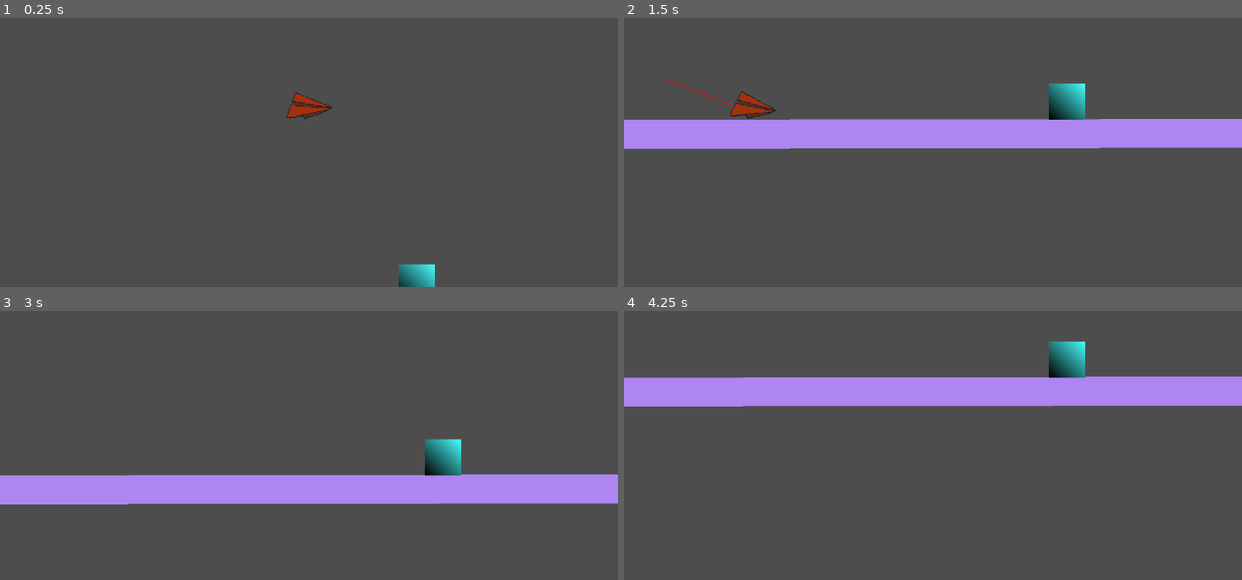
Above: before the commit, frames 1-4 (two rows, left to right).
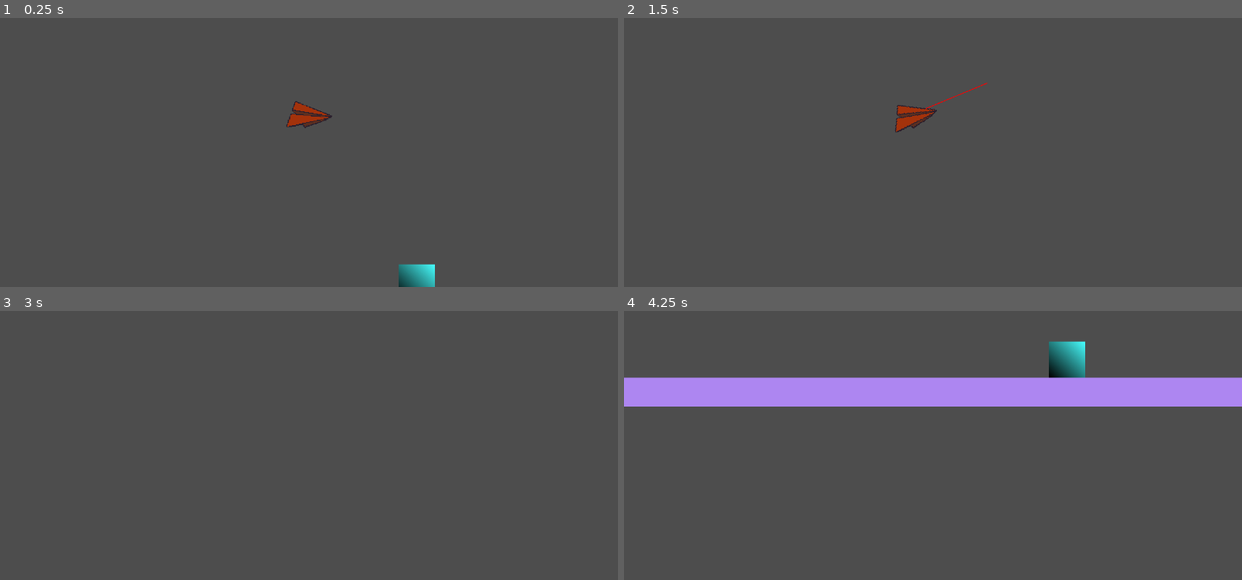
Above: after the commit, the same moments.

Repository: Shiroe/point_across
Game: Godot game, scene res://level.tscn
Same seed, same stepped clock (60 frames per second), same inputs: the game is played once before the commit and once after it.
Inputs (mouse positions are in pixels of both pictures, inside the frame that each line leads up to):
- Up to frame 1 (0.25 s): no input
- Up to frame 2 (1.5 s): tap Enter (ui_accept) at 0.5, 0.77, 0.8, 1.07 s; move the mouse to (1068, 96) at 0.52 s; press the mouse at (1068, 96) at 0.53 s; hold Right (ui_right) 0.53-1.25 s; release the mouse at (1068, 96) at 1.25 s; drag from (809, 130) to (902, 182) at 1.27 s
- Up to frame 3 (3 s): move the mouse to (370, 329) at 2.02 s; press the mouse at (370, 329) at 2.03 s; hold Right (ui_right) 2.03-2.75 s; tap Enter (ui_accept) at 2.3, 2.75 s; release the mouse at (370, 329) at 2.75 s; drag from (278, 475) to (123, 354) at 2.77 s
- Up to frame 4 (4.25 s): move the mouse to (1118, 458) at 3.52 s; hold Left (ui_left) from 3.53 s (still down); hold Q from 3.53 s (still down); click (1118, 458) at 3.67 s; tap Enter (ui_accept) at 3.77, 3.8, 4.07 s

The runs differ from the first frame. In frame 1, 0.5% of the frame differs, in the area x 46-54%, y 27-41%; in frame 2, 12%, in the area x 0-100%, y 22-49%; in frame 3, 12%; in frame 4, 0.5%.

Commit message:
added bounceUp and bounceDown actions

Diff:
--- a/level.tscn
+++ b/level.tscn
@@ -15,7 +15,7 @@
 
 [sub_resource type="SegmentShape2D" id="SegmentShape2D_5xgho"]
 a = Vector2(-50, 0)
-b = Vector2(12800, 0)
+b = Vector2(128000, 0)
 
 [sub_resource type="Resource" id="Resource_1ainy"]
 script = ExtResource("4_f2txt")
@@ -33,10 +33,6 @@
 width = 50
 height = 50
 fill_from = Vector2(0, 1)
-
-[sub_resource type="CapsuleShape2D" id="CapsuleShape2D_f2txt"]
-radius = 14.1384
-height = 68.4688
 
 [node name="Level" type="Node2D"]
 script = ExtResource("1_1ainy")
@@ -56,7 +52,7 @@
 shape = SubResource("SegmentShape2D_5xgho")
 
 [node name="Line2D" type="Line2D" parent="Floor"]
-points = PackedVector2Array(-50, 20, 12800, 0)
+points = PackedVector2Array(-50, 20, 128000, 0)
 width = 40.0
 default_color = Color(0.679768, 0.526549, 0.94519, 1)
 
@@ -104,10 +100,7 @@
 script = ExtResource("1_u52ul")
 
 [node name="Sprite2D" type="Sprite2D" parent="Player"]
-position = Vector2(0, -12)
 texture = ExtResource("4_1ainy")
 
-[node name="CollisionShape2D" type="CollisionShape2D" parent="Player"]
-position = Vector2(-2, -5)
-rotation = 1.45192
-shape = SubResource("CapsuleShape2D_f2txt")
+[node name="CollisionPolygon2D" type="CollisionPolygon2D" parent="Player"]
+polygon = PackedVector2Array(-33, 21, -19, -19, 35, 3, 23, 14)
--- a/player.gd
+++ b/player.gd
@@ -1,28 +1,22 @@
 extends RigidBody2D
 
-const SPEED = 300.0
-const JUMP_VELOCITY = -400.0
+var bounceVectorUp: Vector2 = Vector2(20, -50);
+var bounceVectorDown: Vector2 = Vector2(5, 60);
 
 func _physics_process(delta: float) -> void:
 	pass
-	# Add the gravity.
-	#if not is_on_floor():
-		#velocity += get_gravity() * delta
-
-	# Handle jump.
-	#if Input.is_action_just_pressed("ui_accept") and is_on_floor():
-		#print("velocity: ", velocity);
-
-
-	# Get the input direction and handle the movement/deceleration.
-	# As good practice, you should replace UI actions with custom gameplay actions.
-	#var direction := Input.get_axis("ui_left", "ui_right")
-	#if direction:
-		#velocity.x = direction * SPEED
-	#else:
-		#velocity.x = move_toward(velocity.x, 0, SPEED)
-
-	#move_and_slide()
 
 func ApplyForce(dir: Vector2) -> void:
-	self.apply_central_impulse(dir * 10);
+	var angle = get_angle_to(dir);
+	var force = Vector2(
+		clamp(dir.x, -100, 100),
+		clamp(dir.y, -100, 100)
+	);
+	rotation = lerp(rotation, deg_to_rad(-15), 1);
+	linear_velocity = force * 10
+
+func _input(event: InputEvent) -> void:
+	if event.is_action_pressed("ui_accept"):
+		ApplyForce(bounceVectorUp);
+	if event.is_action_pressed("ui_down"):
+		ApplyForce(bounceVectorDown);
Not shown: 1 places in level.tscn that only renumber resources
